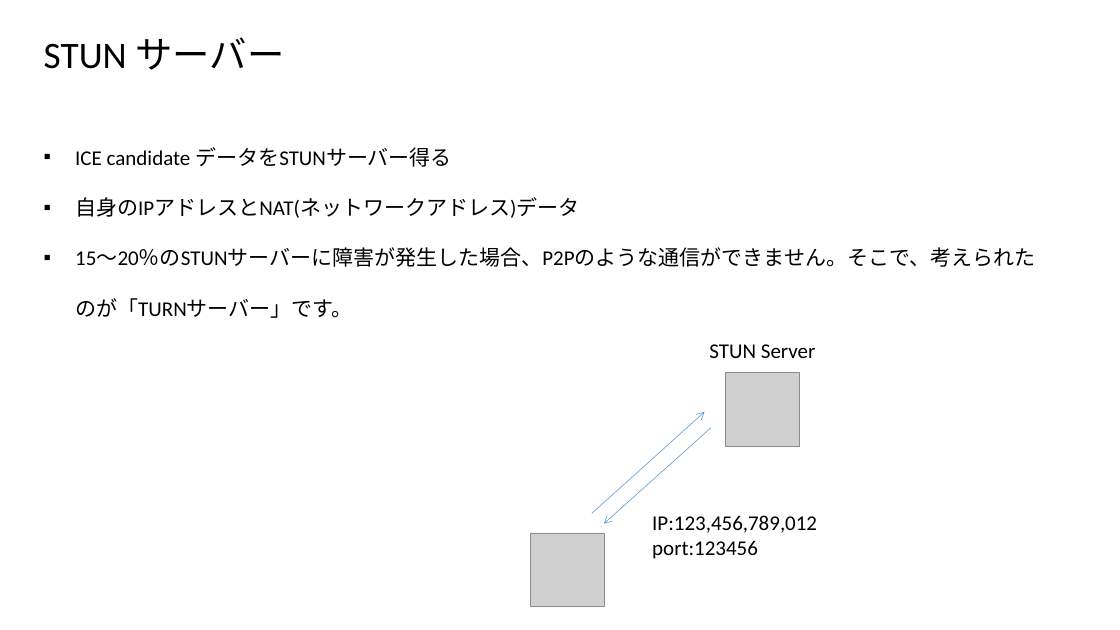
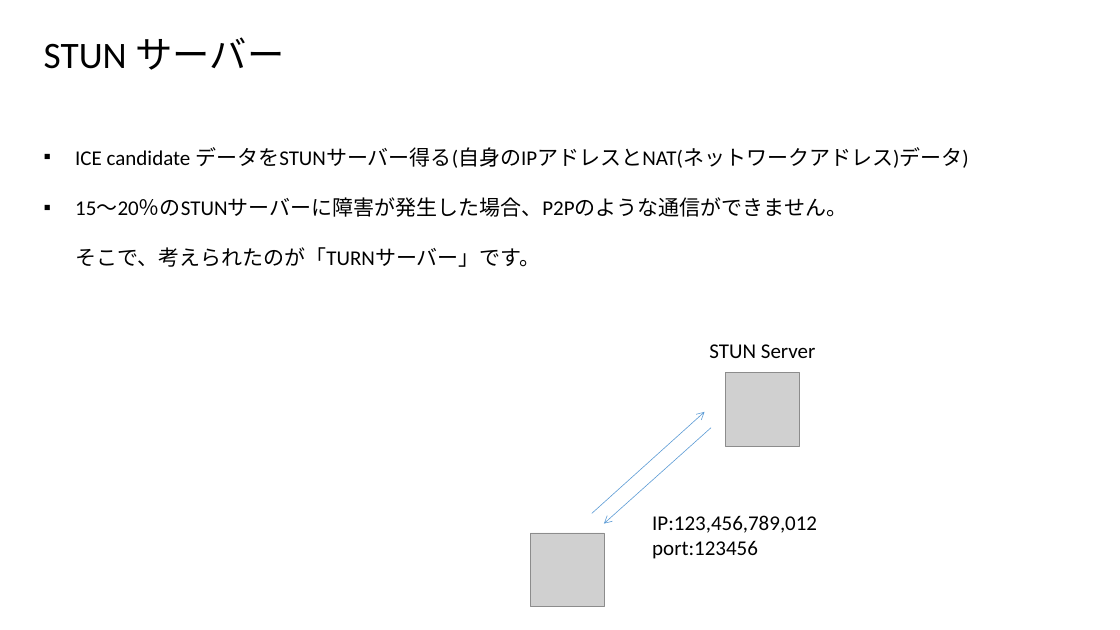
Before and after one commit to hninhnin95/webrtc-skyway, a slide deck: slide 7 of doc/勉強会_WebRTC_SkyWay_170122.pptx. Drawn at 1120x630 pixels with LibreOffice and Linux fonts; fonts in the diff are those of the drawing; grey boxes stand for pictures; background and template pictures are left out. Boxes give left, top, right and bottom in pixels: in the first picture for what was removed or moved away, otherwise in the second. Text is boxed around its words. In the diff, an @@ line names an element or a change of style, - is before the commit and + after.

```diff
--- a/doc/勉強会_WebRTC_SkyWay_170122.pptx
+++ b/doc/勉強会_WebRTC_SkyWay_170122.pptx
@@ text at <box>75,147,969,267</box>: text changed @@
-▪ ICE candidate データをSTUNサーバー得る
-▪ 自身のIPアドレスとNAT(ネットワークアドレス)データ
-▪ 15〜20％のSTUNサーバーに障害が発生した場合、P2Pのような通信ができません。そこで、考えられたのが「TURNサーバー」です。
+▪ ICE candidate データをSTUNサーバー得る(自身のIPアドレスとNAT(ネットワークアドレス)データ)
+▪ 15〜20％のSTUNサーバーに障害が発生した場合、P2Pのような通信ができません。
+  そこで、考えられたのが「TURNサーバー」です。
```
Also in this commit, not shown: 2 other slides changed.
